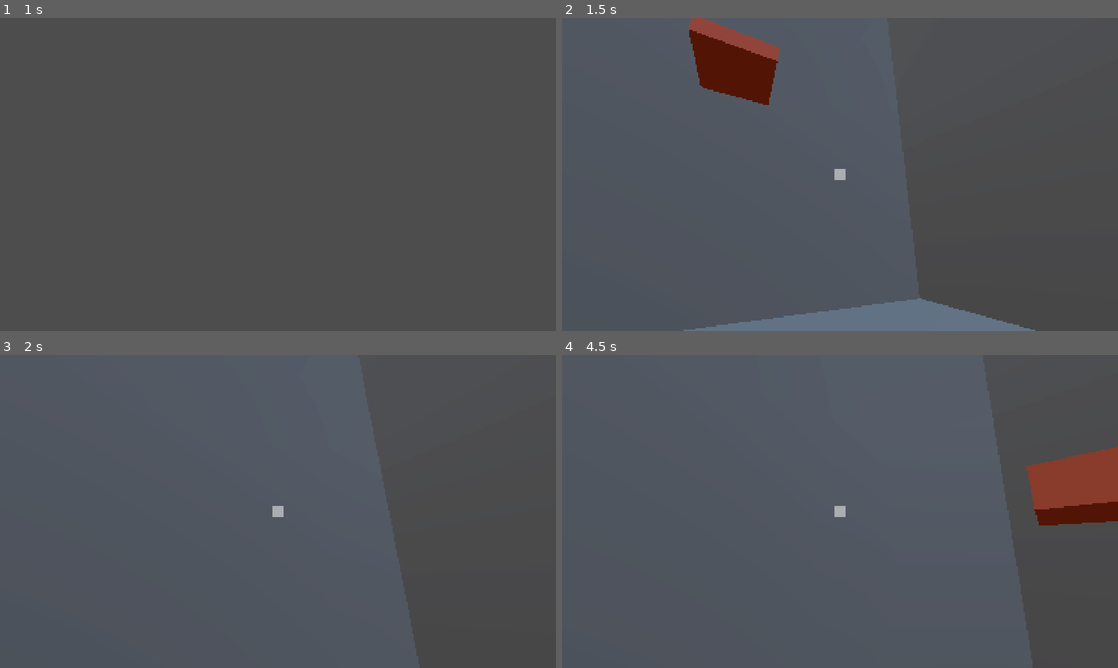
Above: before the commit, frames 1-4 (two rows, left to right).
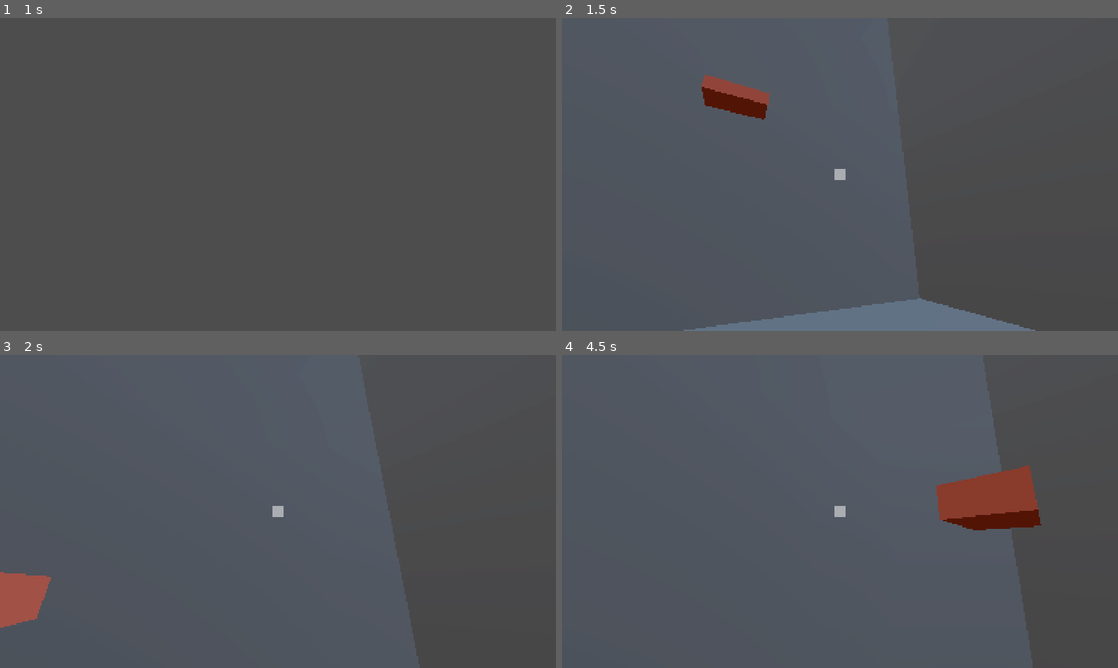
Above: after the commit, the same moments.

Repository: PixelSaver/WannaFall
Game: Godot game, scene res://Scenes/menu_screen.tscn
Same seed, same stepped clock (60 frames per second), same inputs: the game is played once before the commit and once after it.
Inputs (mouse positions are in pixels of both pictures, inside the frame that each line leads up to):
- Up to frame 1 (1 s): click "Start Game" at 0.5 s
- Up to frame 2 (1.5 s): move the mouse to (867, 174) at 1.27 s; hold W (up) from 1.28 s (still down); click (867, 174) at 1.35 s
- Up to frame 3 (2 s): keep holding W (up); tap Space (jump) at 1.52 s
- Up to frame 4 (4.5 s): keep holding W (up); move the mouse to (812, 511) at 2.02 s; right-click (812, 511) at 2.1 s; tap Space (jump) at 2.27, 3.77 s; move the mouse to (851, 505) at 2.77 s; click (851, 505) at 2.85 s; tap Enter at 3.5 s; move the mouse to (834, 517) at 3.52 s; right-click (834, 517) at 3.6 s; move the mouse to (878, 514) at 4.27 s; click (878, 514) at 4.35 s

Frame 1 is identical in both runs. In frame 2, 3.6% of the frame differs, in the area x 22-40%, y 0-33%; in frame 3, 1.2%; in frame 4, 6.0%, in the area x 67-100%, y 29-56%.

Commit message:
Made the bottom section actually playable :D

Diff:
--- a/Scenes/world.tscn
+++ b/Scenes/world.tscn
@@ -27,25 +27,25 @@
 [sub_resource type="GradientTexture1D" id="GradientTexture1D_8j60k"]
 gradient = SubResource("Gradient_5a7ea")
 
-[sub_resource type="BoxMesh" id="BoxMesh_a02cp"]
-size = Vector3(10, 50, 1)
-
-[sub_resource type="ConvexPolygonShape3D" id="ConvexPolygonShape3D_8j60k"]
-points = PackedVector3Array(-5, -25, -0.5, -5, -25, 0.5, -5, 25, -0.5, 5, -25, -0.5, 5, -25, 0.5, -5, 25, 0.5, 5, 25, -0.5, 5, 25, 0.5)
-
-[sub_resource type="ConvexPolygonShape3D" id="ConvexPolygonShape3D_fo5ed"]
-points = PackedVector3Array(-5, -25, -0.5, -5, -25, 0.5, -5, 25, -0.5, 5, -25, -0.5, 5, -25, 0.5, -5, 25, 0.5, 5, 25, -0.5, 5, 25, 0.5)
-
-[sub_resource type="ConvexPolygonShape3D" id="ConvexPolygonShape3D_5ukr8"]
-points = PackedVector3Array(-5, -25, -0.5, -5, -25, 0.5, -5, 25, -0.5, 5, -25, -0.5, 5, -25, 0.5, -5, 25, 0.5, 5, 25, -0.5, 5, 25, 0.5)
-
-[sub_resource type="ConvexPolygonShape3D" id="ConvexPolygonShape3D_o06y3"]
-points = PackedVector3Array(-5, -25, -0.5, -5, -25, 0.5, -5, 25, -0.5, 5, -25, -0.5, 5, -25, 0.5, -5, 25, 0.5, 5, 25, -0.5, 5, 25, 0.5)
-
 [sub_resource type="BoxMesh" id="BoxMesh_fo5ed"]
 size = Vector3(10, 1, 10)
 
 [sub_resource type="WorldBoundaryShape3D" id="WorldBoundaryShape3D_5a7ea"]
+
+[sub_resource type="BoxMesh" id="BoxMesh_a02cp"]
+size = Vector3(10, 35, 1)
+
+[sub_resource type="ConvexPolygonShape3D" id="ConvexPolygonShape3D_8j60k"]
+points = PackedVector3Array(-5, -17.5, -0.5, -5, -17.5, 0.5, -5, 17.5, -0.5, 5, -17.5, -0.5, 5, -17.5, 0.5, -5, 17.5, 0.5, 5, 17.5, -0.5, 5, 17.5, 0.5)
+
+[sub_resource type="ConvexPolygonShape3D" id="ConvexPolygonShape3D_fo5ed"]
+points = PackedVector3Array(-5, -17.5, -0.5, -5, -17.5, 0.5, -5, 17.5, -0.5, 5, -17.5, -0.5, 5, -17.5, 0.5, -5, 17.5, 0.5, 5, 17.5, -0.5, 5, 17.5, 0.5)
+
+[sub_resource type="ConvexPolygonShape3D" id="ConvexPolygonShape3D_5ukr8"]
+points = PackedVector3Array(-5, -17.5, -0.5, -5, -17.5, 0.5, -5, 17.5, -0.5, 5, -17.5, -0.5, 5, -17.5, 0.5, -5, 17.5, 0.5, 5, 17.5, -0.5, 5, 17.5, 0.5)
+
+[sub_resource type="ConvexPolygonShape3D" id="ConvexPolygonShape3D_o06y3"]
+points = PackedVector3Array(-5, -17.5, -0.5, -5, -17.5, 0.5, -5, 17.5, -0.5, 5, -17.5, -0.5, 5, -17.5, 0.5, -5, 17.5, 0.5, 5, 17.5, -0.5, 5, 17.5, 0.5)
 
 [sub_resource type="StandardMaterial3D" id="StandardMaterial3D_go701"]
 shading_mode = 2
@@ -66,6 +66,33 @@
 [sub_resource type="ConvexPolygonShape3D" id="ConvexPolygonShape3D_ikia7"]
 points = PackedVector3Array(-0.5, -0.125, -0.5, -0.5, 0.125, -0.5, 0.5, -0.125, -0.5, -0.5, -0.125, 0.5, -0.5, 0.125, 0.5, 0.5, 0.125, -0.5, 0.5, -0.125, 0.5, 0.5, 0.125, 0.5)
 
+[sub_resource type="StandardMaterial3D" id="StandardMaterial3D_8j60k"]
+albedo_color = Color(0.5517899, 0.7718957, 0.78096855, 1)
+
+[sub_resource type="TextMesh" id="TextMesh_fo5ed"]
+material = SubResource("StandardMaterial3D_8j60k")
+text = "Press Space!"
+font_size = 50
+depth = 0.1
+
+[sub_resource type="BoxMesh" id="BoxMesh_5ukr8"]
+size = Vector3(50, 1, 50)
+
+[sub_resource type="ConvexPolygonShape3D" id="ConvexPolygonShape3D_7yui6"]
+points = PackedVector3Array(-25, -0.5, -25, -25, 0.5, -25, 25, -0.5, -25, -25, -0.5, 25, -25, 0.5, 25, 25, 0.5, -25, 25, -0.5, 25, 25, 0.5, 25)
+
+[sub_resource type="ConvexPolygonShape3D" id="ConvexPolygonShape3D_c5t2i"]
+points = PackedVector3Array(-25, -0.5, -25, -25, 0.5, -25, 25, -0.5, -25, -25, -0.5, 25, -25, 0.5, 25, 25, 0.5, -25, 25, -0.5, 25, 25, 0.5, 25)
+
+[sub_resource type="BoxMesh" id="BoxMesh_e0ngr"]
+size = Vector3(10, 1, 20)
+
+[sub_resource type="ConvexPolygonShape3D" id="ConvexPolygonShape3D_kn0ld"]
+points = PackedVector3Array(5, 0.5, 10, 5, -0.5, 10, 5, 0.5, -10, -5, 0.5, 10, -5, -0.5, 10, 5, -0.5, -10, -5, 0.5, -10, -5, -0.5, -10)
+
+[sub_resource type="ConvexPolygonShape3D" id="ConvexPolygonShape3D_hgpy0"]
+points = PackedVector3Array(5, 0.5, 10, 5, -0.5, 10, 5, 0.5, -10, -5, 0.5, 10, -5, -0.5, 10, 5, -0.5, -10, -5, 0.5, -10, -5, -0.5, -10)
+
 [sub_resource type="Gradient" id="Gradient_go701"]
 offsets = PackedFloat32Array(1)
 colors = PackedColorArray(1, 1, 1, 0.50980395)
@@ -91,7 +118,18 @@
 
 [node name="BottomSection" type="Node3D" parent="Map"]
 
+[node name="Floor" type="StaticBody3D" parent="Map/BottomSection"]
+
+[node name="MeshInstance3D" type="MeshInstance3D" parent="Map/BottomSection/Floor"]
+transform = Transform3D(1, 0, 0, 0, 1, 0, 0, 0, 1, 0, -0.5, 0)
+mesh = SubResource("BoxMesh_fo5ed")
+
+[node name="CollisionShape3D" type="CollisionShape3D" parent="Map/BottomSection/Floor"]
+transform = Transform3D(1, 0, 0, 0, 1, 0, 0, 0, 1, 0, -0.5, 0)
+shape = SubResource("WorldBoundaryShape3D_5a7ea")
+
 [node name="Walls" type="Node3D" parent="Map/BottomSection"]
+transform = Transform3D(1, 0, 0, 0, 1, 0, 0, 0, 1, 0, -8, 0)
 
 [node name="Wall" type="StaticBody3D" parent="Map/BottomSection/Walls"]
 transform = Transform3D(1, 0, 0, 0, 1, 0, 0, 0, 1, 0, 20, 0)
@@ -137,20 +175,10 @@
 transform = Transform3D(1, 0, 0, 0, 1, 0, 0, 0, 1, 0, 5, 4.5)
 shape = SubResource("ConvexPolygonShape3D_o06y3")
 
-[node name="Floor" type="StaticBody3D" parent="Map/BottomSection/Walls"]
-
-[node name="MeshInstance3D" type="MeshInstance3D" parent="Map/BottomSection/Walls/Floor"]
-transform = Transform3D(1, 0, 0, 0, 1, 0, 0, 0, 1, 0, -0.5, 0)
-mesh = SubResource("BoxMesh_fo5ed")
-
-[node name="CollisionShape3D" type="CollisionShape3D" parent="Map/BottomSection/Walls/Floor"]
-transform = Transform3D(1, 0, 0, 0, 1, 0, 0, 0, 1, 0, -0.5, 0)
-shape = SubResource("WorldBoundaryShape3D_5a7ea")
-
 [node name="Holds" type="Node3D" parent="Map/BottomSection"]
 
 [node name="Hold" parent="Map/BottomSection/Holds" instance=ExtResource("2_go701")]
-transform = Transform3D(1, 0, 0, 0, 1, 0, 0, 0, 1, 0, 3.495698, 3.5126157)
+transform = Transform3D(1, 0, 0, 0, 1, 0, 0, 0, 1, 0, 3.496, 4.5)
 
 [node name="MeshInstance3D" type="MeshInstance3D" parent="Map/BottomSection/Holds/Hold"]
 material_override = SubResource("StandardMaterial3D_go701")
@@ -160,7 +188,7 @@
 shape = SubResource("ConvexPolygonShape3D_k7acu")
 
 [node name="Hold2" parent="Map/BottomSection/Holds" instance=ExtResource("2_go701")]
-transform = Transform3D(1, 0, 0, 0, 1, 0, 0, 0, 1, 3.571782, 8.29401, -0.48738337)
+transform = Transform3D(1, 0, 0, 0, 1, 0, 0, 0, 1, 4, 7.449, -0.5)
 
 [node name="MeshInstance3D" type="MeshInstance3D" parent="Map/BottomSection/Holds/Hold2"]
 material_override = SubResource("StandardMaterial3D_go701")
@@ -170,7 +198,7 @@
 shape = SubResource("ConvexPolygonShape3D_5v1tr")
 
 [node name="Hold3" parent="Map/BottomSection/Holds" instance=ExtResource("2_go701")]
-transform = Transform3D(-4.371139e-08, 0, 1, 0, 1, 0, -1, 0, -4.371139e-08, -0.45780075, 14.29401, -4.029583)
+transform = Transform3D(-4.371139e-08, 0, 1, 0, 1, 0, -1, 0, -4.371139e-08, -0.45780075, 12.517632, -4.029583)
 
 [node name="MeshInstance3D" type="MeshInstance3D" parent="Map/BottomSection/Holds/Hold3"]
 material_override = SubResource("StandardMaterial3D_go701")
@@ -180,7 +208,7 @@
 shape = SubResource("ConvexPolygonShape3D_0fj1v")
 
 [node name="Hold4" parent="Map/BottomSection/Holds" instance=ExtResource("2_go701")]
-transform = Transform3D(-1, 0, -8.742278e-08, 0, 1, 0, 8.742278e-08, 0, -1, -4, 20.29401, 0)
+transform = Transform3D(-1, 0, -8.742278e-08, 0, 1, 0, 8.742278e-08, 0, -1, -4, 16.997814, 0)
 
 [node name="MeshInstance3D" type="MeshInstance3D" parent="Map/BottomSection/Holds/Hold4"]
 material_override = SubResource("StandardMaterial3D_go701")
@@ -190,7 +218,7 @@
 shape = SubResource("ConvexPolygonShape3D_ikia7")
 
 [node name="Hold5" parent="Map/BottomSection/Holds" instance=ExtResource("2_go701")]
-transform = Transform3D(-1, 0, -8.742278e-08, 0, 1, 0, 8.742278e-08, 0, -1, -4, 22.97882, 0)
+transform = Transform3D(-1, 0, -8.742278e-08, 0, 1, 0, 8.742278e-08, 0, -1, -4, 20.96074, 0)
 
 [node name="MeshInstance3D" type="MeshInstance3D" parent="Map/BottomSection/Holds/Hold5"]
 material_override = SubResource("StandardMaterial3D_go701")
@@ -200,7 +228,7 @@
 shape = SubResource("ConvexPolygonShape3D_ikia7")
 
 [node name="Hold6" parent="Map/BottomSection/Holds" instance=ExtResource("2_go701")]
-transform = Transform3D(-1, 0, -8.742278e-08, 0, 1, 0, 8.742278e-08, 0, -1, -4, 27.830698, 0)
+transform = Transform3D(-1, 0, -8.742278e-08, 0, 1, 0, 8.742278e-08, 0, -1, -4, 25.92534, 0)
 
 [node name="MeshInstance3D" type="MeshInstance3D" parent="Map/BottomSection/Holds/Hold6"]
 material_override = SubResource("StandardMaterial3D_go701")
@@ -210,7 +238,7 @@
 shape = SubResource("ConvexPolygonShape3D_ikia7")
 
 [node name="Hold7" parent="Map/BottomSection/Holds" instance=ExtResource("2_go701")]
-transform = Transform3D(-1, 0, -8.742278e-08, 0, 1, 0, 8.742278e-08, 0, -1, -4, 34.922592, 0)
+transform = Transform3D(-1, 0, -8.742278e-08, 0, 1, 0, 8.742278e-08, 0, -1, -4, 29.966377, 0)
 
 [node name="MeshInstance3D" type="MeshInstance3D" parent="Map/BottomSection/Holds/Hold7"]
 material_override = SubResource("StandardMaterial3D_go701")
@@ -219,18 +247,8 @@
 [node name="CollisionShape3D" type="CollisionShape3D" parent="Map/BottomSection/Holds/Hold7"]
 shape = SubResource("ConvexPolygonShape3D_ikia7")
 
-[node name="Hold8" parent="Map/BottomSection/Holds" instance=ExtResource("2_go701")]
-transform = Transform3D(-1, 0, -8.742278e-08, 0, 1, 0, 8.742278e-08, 0, -1, -4, 41.34511, 0)
-
-[node name="MeshInstance3D" type="MeshInstance3D" parent="Map/BottomSection/Holds/Hold8"]
-material_override = SubResource("StandardMaterial3D_go701")
-mesh = SubResource("BoxMesh_5a7ea")
-
-[node name="CollisionShape3D" type="CollisionShape3D" parent="Map/BottomSection/Holds/Hold8"]
-shape = SubResource("ConvexPolygonShape3D_ikia7")
-
 [node name="Hold9" parent="Map/BottomSection/Holds" instance=ExtResource("2_go701")]
-transform = Transform3D(-1, 0, -8.742278e-08, 0, 1, 0, 8.742278e-08, 0, -1, -4, 45.48685, 2.212781)
+transform = Transform3D(-1, 0, -8.742278e-08, 0, 1, 0, 8.742278e-08, 0, -1, -4, 33.651627, 2.212781)
 
 [node name="MeshInstance3D" type="MeshInstance3D" parent="Map/BottomSection/Holds/Hold9"]
 material_override = SubResource("StandardMaterial3D_go701")
@@ -239,18 +257,56 @@
 [node name="CollisionShape3D" type="CollisionShape3D" parent="Map/BottomSection/Holds/Hold9"]
 shape = SubResource("ConvexPolygonShape3D_ikia7")
 
-[node name="Hold10" parent="Map/BottomSection/Holds" instance=ExtResource("2_go701")]
-transform = Transform3D(-1, 0, -8.742278e-08, 0, 1, 0, 8.742278e-08, 0, -1, -4, 49.833843, 2.212781)
-
-[node name="MeshInstance3D" type="MeshInstance3D" parent="Map/BottomSection/Holds/Hold10"]
-material_override = SubResource("StandardMaterial3D_go701")
-mesh = SubResource("BoxMesh_5a7ea")
-
-[node name="CollisionShape3D" type="CollisionShape3D" parent="Map/BottomSection/Holds/Hold10"]
-shape = SubResource("ConvexPolygonShape3D_ikia7")
-
 [node name="MeshInstance3D" type="MeshInstance3D" parent="Map/BottomSection"]
-transform = Transform3D(1, 0, 0, 0, 1, 0, 0, 0, 1, -2.3779552, 51.48284, 0)
+transform = Transform3D(-4.371139e-08, 0, 1, 0, 1, 0, -1, 0, -4.371139e-08, -3.9836078, 34.37498, 0)
+mesh = SubResource("TextMesh_fo5ed")
+
+[node name="MiddleSection" type="Node3D" parent="Map"]
+transform = Transform3D(1, 0, 0, 0, 1, 0, 0, 0, 1, 0, 50, 0)
+visible = false
+
+[node name="Floor" type="Node3D" parent="Map/MiddleSection"]
+
+[node name="Floor1" type="StaticBody3D" parent="Map/MiddleSection/Floor"]
+
+[node name="MeshInstance3D" type="MeshInstance3D" parent="Map/MiddleSection/Floor/Floor1"]
+transform = Transform3D(1, 0, 0, 0, 1, 0, 0, 0, 1, -30, -0.5, 0)
+mesh = SubResource("BoxMesh_5ukr8")
+
+[node name="CollisionShape3D" type="CollisionShape3D" parent="Map/MiddleSection/Floor/Floor1"]
+transform = Transform3D(1, 0, 0, 0, 1, 0, 0, 0, 1, -30, -0.5, 0)
+shape = SubResource("ConvexPolygonShape3D_7yui6")
+
+[node name="Floor2" type="StaticBody3D" parent="Map/MiddleSection/Floor"]
+
+[node name="MeshInstance3D" type="MeshInstance3D" parent="Map/MiddleSection/Floor/Floor2"]
+transform = Transform3D(1, 0, 0, 0, 1, 0, 0, 0, 1, 30, -0.5, 0)
+mesh = SubResource("BoxMesh_5ukr8")
+
+[node name="CollisionShape3D" type="CollisionShape3D" parent="Map/MiddleSection/Floor/Floor2"]
+transform = Transform3D(1, 0, 0, 0, 1, 0, 0, 0, 1, 30, -0.5, 0)
+shape = SubResource("ConvexPolygonShape3D_c5t2i")
+
+[node name="Floor3" type="StaticBody3D" parent="Map/MiddleSection/Floor"]
+
+[node name="MeshInstance3D" type="MeshInstance3D" parent="Map/MiddleSection/Floor/Floor3"]
+transform = Transform3D(1, 0, 0, 0, 1, 0, 0, 0, 1, 0, -0.5, -15)
+mesh = SubResource("BoxMesh_e0ngr")
+
+[node name="CollisionShape3D" type="CollisionShape3D" parent="Map/MiddleSection/Floor/Floor3"]
+transform = Transform3D(1, 0, 0, 0, 1, 0, 0, 0, 1, 0, -0.5, -15)
+shape = SubResource("ConvexPolygonShape3D_kn0ld")
+
+[node name="Floor4" type="StaticBody3D" parent="Map/MiddleSection/Floor"]
+transform = Transform3D(1, 0, 0, 0, 1, 0, 0, 0, 1, 0, 0, 30)
+
+[node name="MeshInstance3D" type="MeshInstance3D" parent="Map/MiddleSection/Floor/Floor4"]
+transform = Transform3D(1, 0, 0, 0, 1, 0, 0, 0, 1, 0, -0.5, -15)
+mesh = SubResource("BoxMesh_e0ngr")
+
+[node name="CollisionShape3D" type="CollisionShape3D" parent="Map/MiddleSection/Floor/Floor4"]
+transform = Transform3D(1, 0, 0, 0, 1, 0, 0, 0, 1, 0, -0.5, -15)
+shape = SubResource("ConvexPolygonShape3D_hgpy0")
 
 [node name="UI" type="CanvasLayer" parent="." node_paths=PackedStringArray("crosshair_left", "crosshair_right")]
 script = ExtResource("3_5a7ea")
Not shown: 1 places in Scenes/world.tscn that only renumber resources
